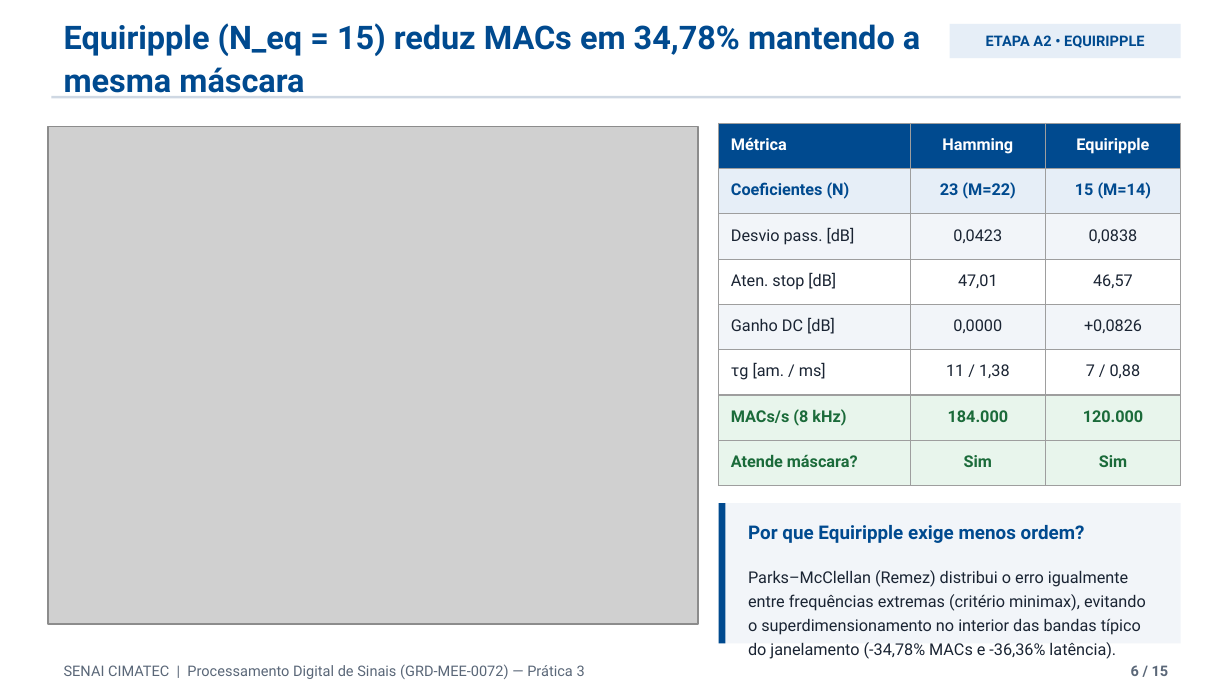
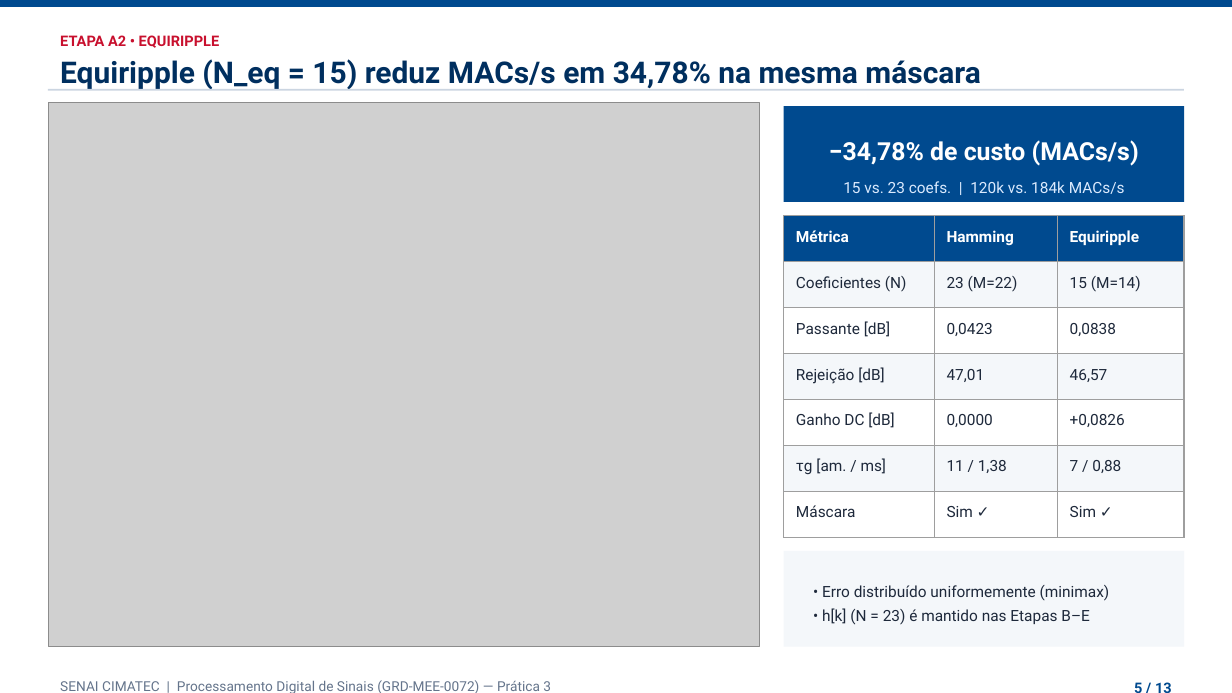
Before and after one commit to Arthur-SantAnna/Filtro-FIR, a slide deck: slide 5 of slides/Apresentacao_Pratica3_Filtro_FIR.pptx (slide 6 before the commit). Drawn at 1232x693 pixels with LibreOffice and Linux fonts; fonts in the diff are those of the drawing; grey boxes stand for pictures. Boxes give left, top, right and bottom in pixels: in the first picture for what was removed or moved away, otherwise in the second. Text is boxed around its words. In the diff, an @@ line names an element or a change of style, - is before the commit and + after.

```diff
--- a/slides/Apresentacao_Pratica3_Filtro_FIR.pptx
+++ b/slides/Apresentacao_Pratica3_Filtro_FIR.pptx
@@ rectangle added at [0,0,1232,7], fill #004A8F @@
@@ text "ETAPA A2 • EQUIRIPPLE": place and size @@
-text "ETAPA A2 • EQUIRIPPLE" at [950,23,1181,58]
+text "ETAPA A2 • EQUIRIPPLE" at [60,35,219,48]
@@ text "ETAPA A2 • EQUIRIPPLE" at [60,35,219,48]: text colour #004A8F to #C8102E; alignment centre to left; line spacing 1 to 1.25; vertical alignment middle to top; fill #E6EEF7 to none @@
@@ text "Equiripple (N_eq = 15) reduz ..." at [60,59,981,90]: vertical alignment middle to top @@
@@ text at [60,59,981,90]: text changed; size 19 to 17.5 pt; text colour #004A8F to #002F5F @@
-Equiripple (N_eq = 15) reduz MACs em 34,78% mantendo a mesma máscara
+Equiripple (N_eq = 15) reduz MACs/s em 34,78% na mesma máscara
@@ rectangle: place and size @@
-rectangle at [52,96,1181,99]
+rectangle at [48,89,1184,90]
@@ rectangle at [48,89,1184,90]: fill #CFD8E3 to #CBD5E1 @@
@@ picture: place and size @@
-picture at [48,127,699,625]
+picture at [48,102,759,647]
@@ rectangle added at [784,106,1184,202], fill #004A8F @@
@@ text added at [829,140,1139,166], 14.5 pt, text #FFFFFF, bold @@
+−34,78% de custo (MACs/s)
@@ text added at [843,181,1125,194], 9 pt, text #DBEAFE @@
+15 vs. 23 coefs. | 120k vs. 184k MACs/s
@@ table at [784,216,1184,620] @@
-row 3, column 1: Desvio pass. [dB]
+row 3, column 1: Passante [dB]
-row 4, column 1: Aten. stop [dB]
+row 4, column 1: Rejeição [dB]
-row 7: MACs/s (8 kHz) | 184.000 | 120.000
-row 8: Atende máscara? | Sim | Sim
+row 7: Máscara | Sim ✓ | Sim ✓
@@ table: place and size @@
-table at [718,123,1181,527]
+table at [784,216,1184,620]
@@ rectangle removed at [718,503,726,643] @@
@@ text removed at [748,525,1085,543] @@
-Por que Equiripple exige menos ordem?
@@ rectangle: place and size @@
-rectangle at [718,503,1180,643]
+rectangle at [784,551,1184,647]
@@ rectangle at [784,551,1184,647]: fill #F2F5F9 to #F4F7FA @@
@@ text removed at [748,570,1146,659] @@
-Parks–McClellan (Remez) distribui o erro igualmente entre frequências extremas (critério minimax), evitando o superdimensionamento no interior das bandas típico do janelamento (-34,78% MACs e -36,36% latência).
@@ text added at [822,585,1110,625], 9 pt, text #1E293B @@
+• Erro distribuído uniformemente (minimax)
+• h[k] (N = 23) é mantido nas Etapas B–E
@@ text "SENAI CIMATEC | Processamento Digital ..." at [60,680,551,693]: size 8.5 to 8 pt, text colour #5A6778 to #64748B; line spacing 1 to 1.25; vertical alignment middle to top @@
@@ text added at [1082,663,1184,686], 8.5 pt, text #004A8F, bold @@
+5 / 13
@@ text removed at [1131,665,1169,676] @@
-6 / 15
```
Also in this commit, not shown: 8 other slides changed, 4 slides added, 6 slides removed, 3 other files.
